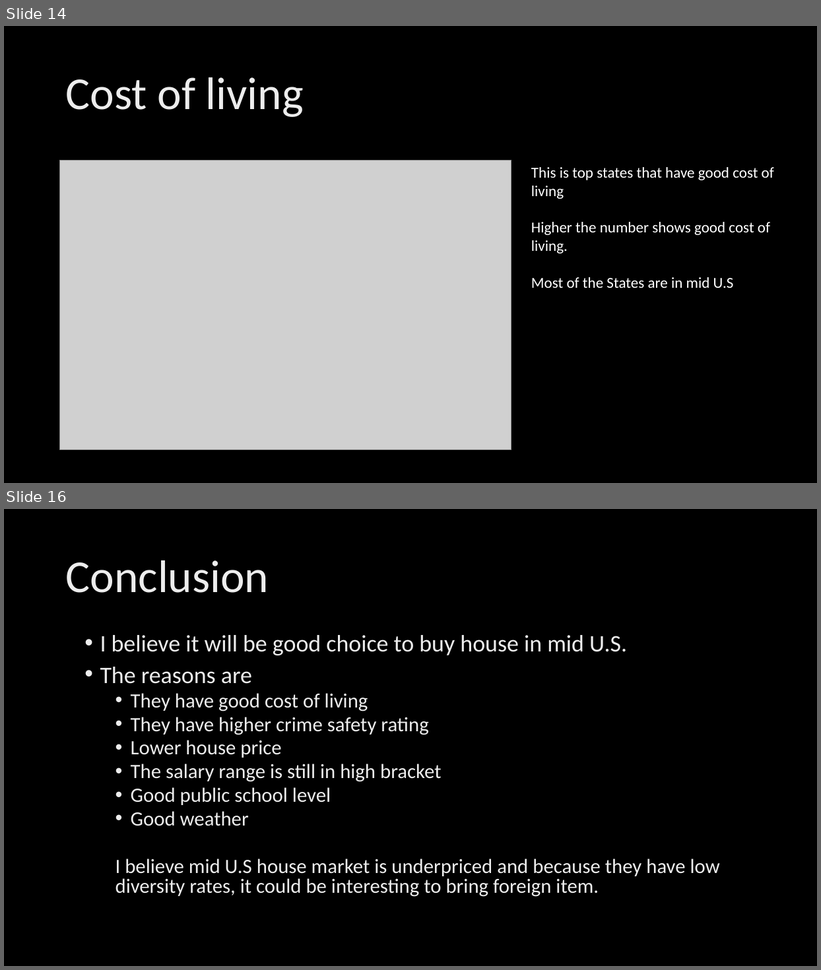
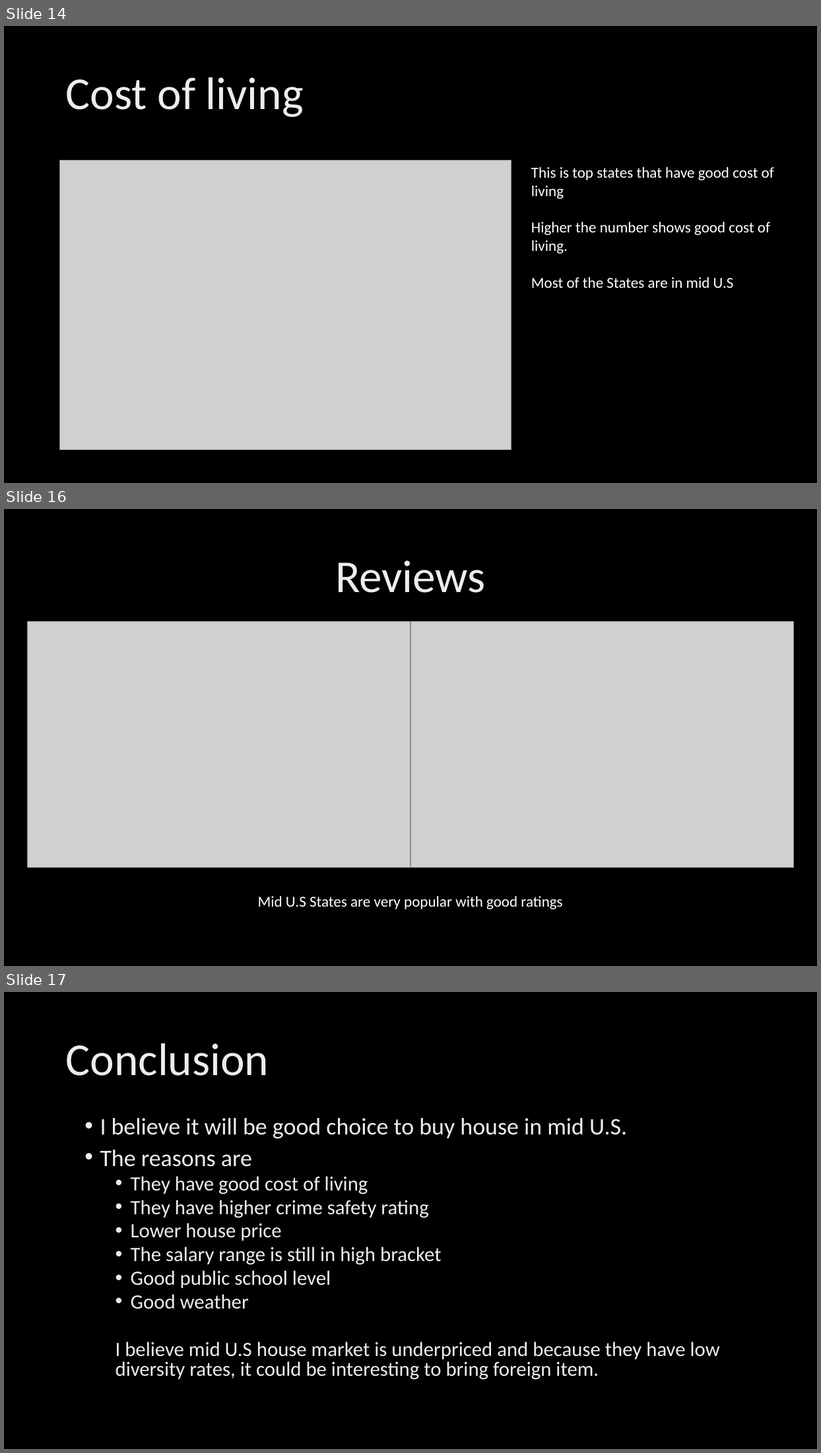
Before and after one commit to moonkang90/moonkang_proj2, a slide deck: MoonKangSCRAPY/realestate/Presentation- project 2 .pptx. Shown one above the other, each under a label of ours: slides 14 and 16 before the commit, slides 14, 16 and 17 after it; the slides between them are not shown. The pictures are 821x970 and 821x1453 pixels, drawn with LibreOffice and Linux fonts; fonts in the diff are those of the drawing; grey boxes stand for pictures; background and template pictures are left out. Boxes give left, top, right and bottom in pixels: in the first picture for what was removed or moved away, otherwise in the second. Text is boxed around its words. In the diff, an @@ line names an element or a change of style, - is before the commit and + after.

```diff
--- a/MoonKangSCRAPY/realestate/Presentation- project 2 .pptx
+++ b/MoonKangSCRAPY/realestate/Presentation- project 2 .pptx
@@ slide 16 added at bbox=[4, 509, 817, 966], background picture (left out) @@
@@ title added at bbox=[335, 560, 486, 593], 54 pt, text gradient #BFBFBF to #EDEDED to #FFFFFF @@
+Reviews
@@ picture added at bbox=[28, 622, 411, 868] @@
@@ picture added at bbox=[411, 622, 794, 868] @@
@@ text added at bbox=[258, 896, 562, 910], 18 pt, text #FFFFFF @@
+Mid U.S States are very popular with good ratings
@@ what was slide 16 is now slide 17 @@
```
Also in this commit, not shown: 1 slide changed, 2 other files.
